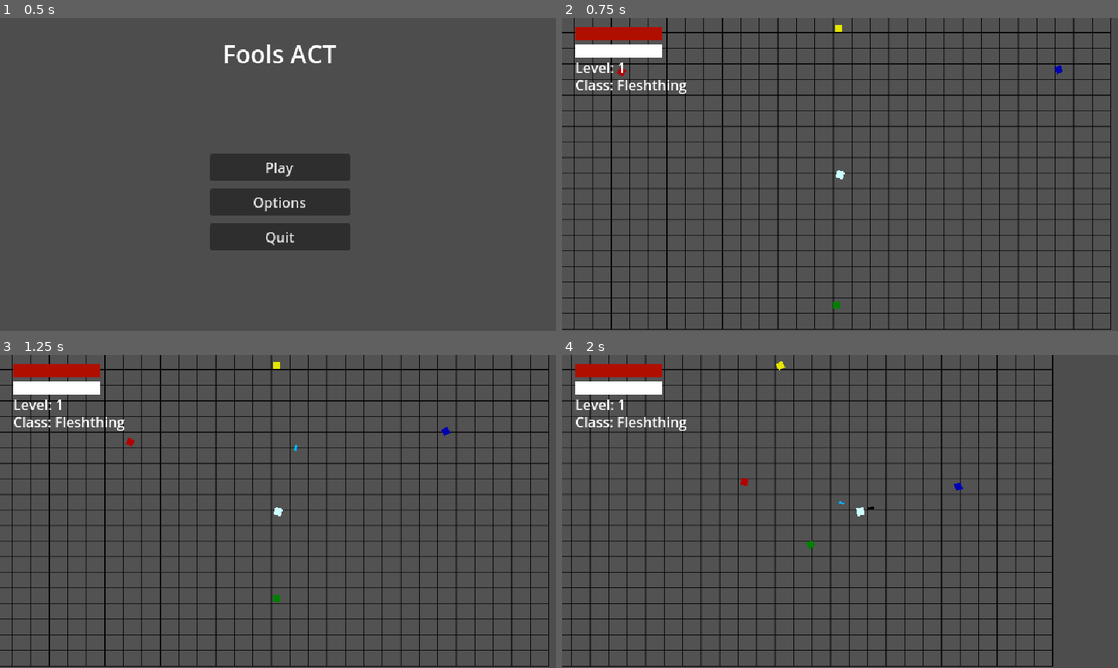
Above: before the commit, frames 1-4 (two rows, left to right).
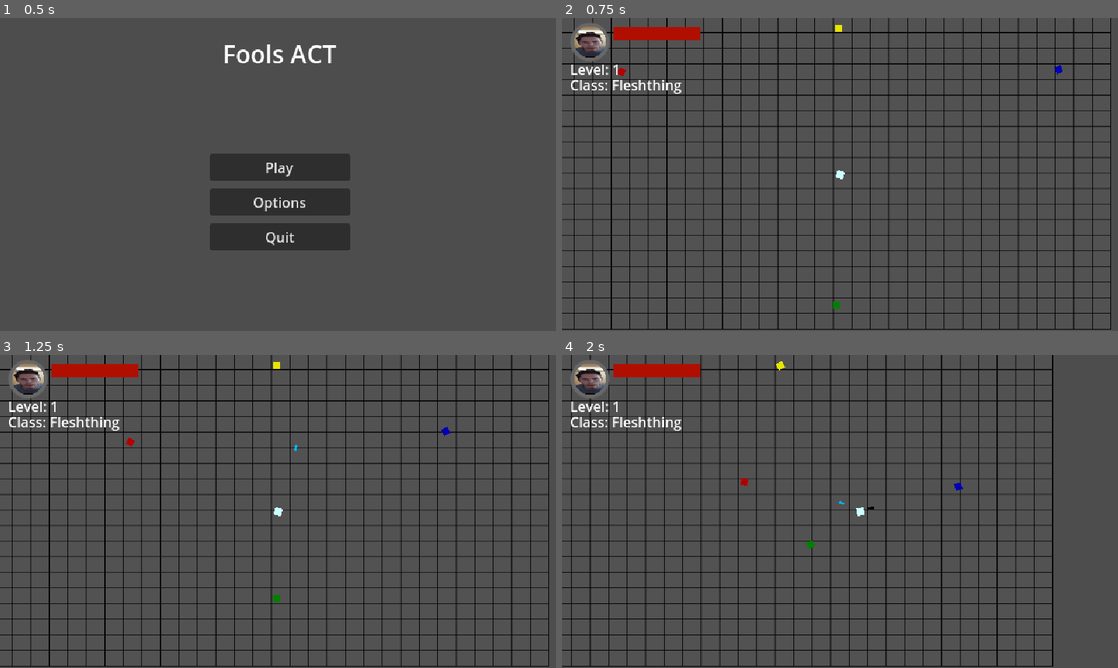
Above: after the commit, the same moments.

Repository: EmpexOri/OperationHavok
Game: Godot game, scene res://Scenes/MenuScene.tscn
The game is run twice, just before and just after one commit, with the same random seed, the same clock (stepped at 60 frames per second) and the same inputs.
Inputs (mouse positions are in pixels of both pictures, inside the frame that each line leads up to):
- Up to frame 1 (0.5 s): no input
- Up to frame 2 (0.75 s): click "Play" at 0.5 s
- Up to frame 3 (1.25 s): no input
- Up to frame 4 (2 s): move the mouse to (962, 495) at 1.27 s; hold D (right) from 1.28 s (still down); click (962, 495) at 1.35 s

Frame 1 is identical in both runs. In frame 2, 2.0% of the frame differs, in the area x 1-25%, y 1-25%; in frame 3, 2.0%; in frame 4, 2.0%.

Commit message:
Xp circle perchance? We like?

Diff:
--- a/Assets/Scripts/Player Scripts/PlayerUIHandler.gd
+++ b/Assets/Scripts/Player Scripts/PlayerUIHandler.gd
@@ -1,9 +1,9 @@
 extends Node
 
 @onready var HealthBar: TextureProgressBar = $UIContainer/HealthBar
-@onready var XPBar: TextureProgressBar = $UIContainer/XPBar
 @onready var LevelLabel: Label = $UIContainer/LevelLabel
 @onready var ClassLabel: Label = $UIContainer/ClassLabel
+@onready var XPCircle: TextureProgressBar = $UIContainer/TextureProgressBar
 
 func _ready():
 	await get_tree().process_frame  # Ensures UI elements are ready before updating
@@ -23,15 +23,15 @@
 		HealthBar.value = Global.PlayerHP
 
 func UpdateXPBar():
-	if XPBar:
+	if XPCircle:
 		var CurrentClass = Global.CurrentClass
 		var Level = Global.ClassData[CurrentClass]["Level"]
 		var XP = Global.ClassData[CurrentClass]["XP"]
 		var XPNeeded = Global.XPRequiredForLevel(Level)
 
 		print("XP:", XP, " / ", XPNeeded)
-		XPBar.max_value = XPNeeded
-		XPBar.value = XP
+		XPCircle.max_value = XPNeeded
+		XPCircle.value = XP
 
 func UpdateClassInfo():
 	if LevelLabel and ClassLabel:
--- a/Scenes/PlaygroundScene.tscn
+++ b/Scenes/PlaygroundScene.tscn
@@ -1,10 +1,11 @@
-[gd_scene load_steps=16 format=3 uid="uid://kmijtn114svf"]
+[gd_scene load_steps=18 format=3 uid="uid://kmijtn114svf"]
 
 [ext_resource type="Script" uid="uid://h0xxtjfgocwf" path="res://Assets/Scripts/Misc/prototype_world.gd" id="1_3kogm"]
 [ext_resource type="Script" uid="uid://db7rhu7tjug88" path="res://Assets/Scripts/Player Scripts/PlayerUIHandler.gd" id="1_gnsay"]
 [ext_resource type="Texture2D" uid="uid://o3t2gdsrqcux" path="res://Assets/Art/BarTemp.png" id="2_ydcph"]
 [ext_resource type="Texture2D" uid="uid://dydgl2851ea6v" path="res://Assets/Art/grid.jpg" id="3_kfju6"]
 [ext_resource type="Script" uid="uid://cvs7x0y7n8u5s" path="res://Assets/Scripts/Universal Scripts/background.gd" id="4_aly1e"]
+[ext_resource type="Texture2D" uid="uid://dmyuiq7n3wok0" path="res://Assets/Art/XPCircle.png" id="4_d0q0w"]
 [ext_resource type="Texture2D" uid="uid://bs0bfjn56fwlt" path="res://Assets/Art/Player.png" id="4_qruto"]
 [ext_resource type="PackedScene" uid="uid://ccv3fxn55gofe" path="res://Scenes/Misc/enemy.tscn" id="5_aly1e"]
 [ext_resource type="Script" uid="uid://dh8o41wpv6qq2" path="res://Assets/Scripts/Player Scripts/player.gd" id="5_w5l6p"]
@@ -12,7 +13,8 @@
 [ext_resource type="PackedScene" uid="uid://hugp881sope0" path="res://Scenes/Misc/enemy_3.tscn" id="7_wlc0k"]
 [ext_resource type="PackedScene" uid="uid://djdmgiabwutdt" path="res://Scenes/Misc/enemy_4.tscn" id="8_1cxn6"]
 [ext_resource type="AudioStream" uid="uid://c0vahobgr2g8" path="res://Assets/A desperate battle, no way back_ (Track 04).mp3" id="12_wlc0k"]
-[ext_resource type="Script" path="res://Assets/Scripts/Menu Scripts/PauseNode.gd" id="13_1cxn6"]
+[ext_resource type="Script" uid="uid://bq1smq7025jr3" path="res://Assets/Scripts/Menu Scripts/PauseNode.gd" id="13_1cxn6"]
+[ext_resource type="Texture2D" uid="uid://cx2v6y6jjrgq2" path="res://Assets/Art/SuspiciousStew.png" id="15_3kogm"]
 
 [sub_resource type="RectangleShape2D" id="RectangleShape2D_d0q0w"]
 size = Vector2(8.7, 8.7)
@@ -35,6 +37,9 @@
 
 [node name="HealthBar" type="TextureProgressBar" parent="PlayerUI/UIContainer"]
 layout_mode = 1
+anchors_preset = -1
+anchor_left = 1.1
+anchor_right = 1.1
 offset_left = 15.0
 offset_top = 10.0
 offset_right = 215.0
@@ -45,35 +50,38 @@
 tint_progress = Color(0.690002, 0.0584759, 9.62615e-08, 1)
 metadata/_edit_use_anchors_ = true
 
-[node name="XPBar" type="TextureProgressBar" parent="PlayerUI/UIContainer"]
-layout_mode = 1
-anchors_preset = -1
-anchor_top = -1.0
-offset_left = 15.0
-offset_top = 70.0
-offset_right = 215.0
-offset_bottom = 120.0
-value = 100.0
-texture_under = ExtResource("2_ydcph")
-texture_progress = ExtResource("2_ydcph")
-tint_progress = Color(0.159324, 0.341244, 0.710893, 1)
-metadata/_edit_use_anchors_ = true
-
 [node name="LevelLabel" type="Label" parent="PlayerUI/UIContainer"]
 layout_mode = 0
-offset_left = 15.0
-offset_top = 45.0
-offset_right = 73.0
-offset_bottom = 68.0
+offset_left = 9.0
+offset_top = 47.0
+offset_right = 67.0
+offset_bottom = 70.0
 text = "Level: 1"
 
 [node name="ClassLabel" type="Label" parent="PlayerUI/UIContainer"]
 layout_mode = 0
-offset_left = 15.0
+offset_left = 9.0
 offset_top = 65.0
-offset_right = 179.0
+offset_right = 173.0
 offset_bottom = 88.0
 text = "Class: Technomancer"
+
+[node name="TextureProgressBar" type="TextureProgressBar" parent="PlayerUI/UIContainer"]
+layout_mode = 0
+offset_left = 7.0
+offset_top = 4.0
+offset_right = 263.0
+offset_bottom = 260.0
+fill_mode = 4
+texture_under = ExtResource("4_d0q0w")
+texture_progress = ExtResource("4_d0q0w")
+tint_under = Color(0.481789, 0.481789, 0.481789, 1)
+tint_progress = Color(0.331582, 0.534591, 0.947811, 1)
+
+[node name="Sprite2D" type="Sprite2D" parent="PlayerUI/UIContainer"]
+position = Vector2(32, 27)
+scale = Vector2(0.107353, 0.108088)
+texture = ExtResource("15_3kogm")
 
 [node name="BackGround" type="Sprite2D" parent="."]
 modulate = Color(0.32, 0.32, 0.32, 1)
Binary file added: Assets/Art/SuspiciousStew.png
Not shown, added: Assets/Art/SuspiciousStew.png.import
Binary file added: Assets/Art/XPCircle.png
Not shown, added: Assets/Art/XPCircle.png.import
Binary file added: XPCircle.png
Not shown, added: XPCircle.png.import
